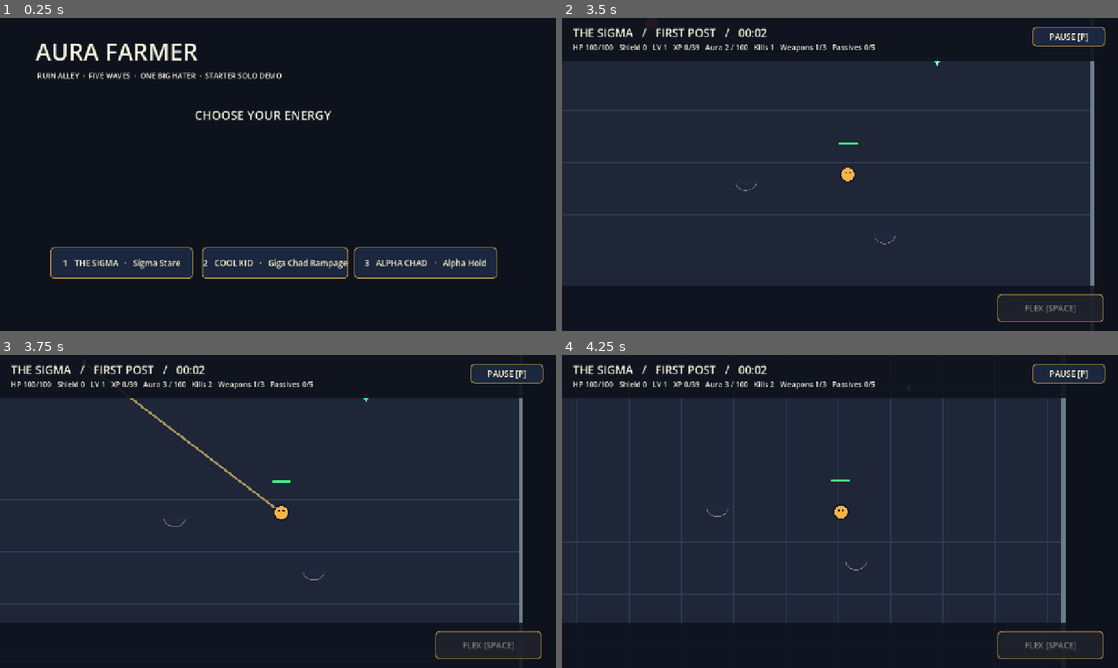
Above: before the commit, frames 1-4 (two rows, left to right).
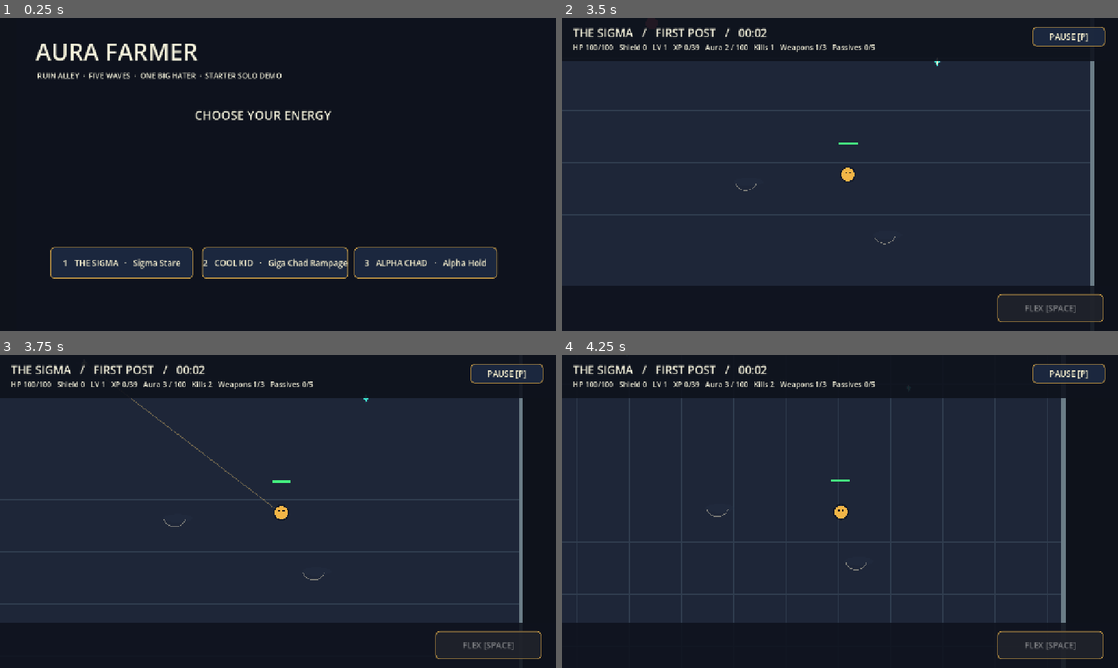
Above: after the commit, the same moments.

Repository: pedro-ai-coder/aura-farmer-godot
Game: Godot game, scene res://scenes/main.tscn
The game is run twice, just before and just after one commit, with the same random seed, the same clock (stepped at 60 frames per second) and the same inputs.
Inputs (mouse positions are in pixels of both pictures, inside the frame that each line leads up to):
- Up to frame 1 (0.25 s): no input
- Up to frame 2 (3.5 s): click "1 THE SIGMA · Sigma Stare" at 0.5 s; click "PAUSE [P]" at 1.25 s; click "RESUME [P]" at 2 s; move the mouse to (962, 158) at 2.77 s; hold Right (ui_right) from 2.78 s (still down); tap 1 at 2.85 s; click (962, 158) at 2.92 s; tap 3 at 3.05 s
- Up to frame 3 (3.75 s): release Right (ui_right) at 3.5 s; drag from (166, 527) to (250, 574) at 3.52 s
- Up to frame 4 (4.25 s): no input

Frames 1-2 are identical in both runs. In frame 3, 0.2% of the frame differs, in the area x 23-50%, y 13-49%; in frame 4, nothing differs.

Commit message:
G1.7: Restore all nine Phaser weapon visual motifs
* feat(visual): port nine approved Phaser weapon motifs without altering hitboxes

* feat(visual): render distinct weapon cues for actual Godot hits

* test(visual): verify nine Phaser motifs and actual starter hit cues

* ci(visual): run weapon motif regression in Godot validation

* fix(visual): type enemy-safe weapon fist cue coordinates for Godot parser

Diff:
--- a/scripts/solo_run.gd
+++ b/scripts/solo_run.gd
@@ -1,6 +1,7 @@
 extends Node2D
 
 const ApprovedVisualsScript = preload("res://scripts/approved_visuals.gd")
+const WeaponVisualsScript = preload("res://scripts/weapon_visuals.gd")
 const SoloOfferRulesScript = preload("res://scripts/solo_offer_rules.gd")
 const SoloEnemyRulesScript = preload("res://scripts/solo_enemy_rules.gd")
 const SoloPassiveRulesScript = preload("res://scripts/solo_passive_rules.gd")
@@ -68,6 +69,7 @@
 var spawn_timer := 0.7
 var hurt_timer := 0.0
 var attack_flash := 0.0
+var attack_visuals: Array[Dictionary] = []
 var attack_target := Vector2.ZERO
 var pending_choices := 0
 var selection: Array[Dictionary] = []
@@ -295,6 +297,7 @@
     flex_age = 0.0
     hurt_timer = 0.0
     attack_flash = 0.0
+    attack_visuals.clear()
     run_time = 0.0
     level = 1
     xp = 0.0
@@ -337,6 +340,10 @@
         var dt := minf(delta, 0.05)
         _advance(dt)
     attack_flash = maxf(attack_flash - delta, 0.0)
+    for effect: Dictionary in attack_visuals.duplicate():
+        effect["life"] = float(effect["life"]) - delta
+        if float(effect["life"]) <= 0.0:
+            attack_visuals.erase(effect)
     camera.position = camera.position.lerp(player_pos, minf(1.0, delta * 8.0))
     status_timer -= delta
     if status_timer <= 0.0:
@@ -759,6 +766,13 @@
             hits = 1
         if hits > 0:
             _primary_activation(Vector2(closest["pos"]))
+            # The actual combat hit is already resolved above; this is visual only.
+            if attack_visuals.size() >= 12:
+                attack_visuals.pop_front()
+            attack_visuals.append({
+                "id": str(weapon["id"]), "origin": player_pos,
+                "target": Vector2(closest["pos"]), "life": 0.18
+            })
             attack_flash = 0.12
             attack_target = closest["pos"]
             if weapon["id"] == "cope-shield":
@@ -1156,8 +1170,8 @@
         var bar_pos: Vector2 = e["pos"] + Vector2(-radius, -sprite_height - 10.0)
         draw_rect(Rect2(bar_pos, Vector2(radius * 2.0, 5.0)), Color(0.13, 0.11, 0.13))
         draw_rect(Rect2(bar_pos, Vector2(radius * 2.0 * maxf(0.0, float(e["hp"]) / float(e["max"])), 5.0)), Color(0.63, 0.92, 0.44))
-    if attack_flash > 0.0:
-        draw_line(player_pos, attack_target, Color(0.99, 0.87, 0.42, 0.6), 5.0)
+    for effect: Dictionary in attack_visuals:
+        WeaponVisualsScript.draw_attack(self, effect)
     if flex_time > 0.0:
         draw_arc(player_pos, 26.0, 0.0, TAU, 36, Color(1.0, 0.89, 0.36), 5.0)
     _draw_contact_shadow(player_pos, 19.0)
--- /dev/null
+++ b/scripts/weapon_visuals.gd
@@ -0,0 +1,105 @@
+class_name WeaponVisuals
+extends RefCounted
+
+## Presentation-only Option A weapon motifs ported from Phaser combat-vfx.ts.
+## Every effect marks an actual completed Godot weapon activation; it is not a
+## projectile, an additional area, a hitbox or an independent damage source.
+const MOTIFS: Dictionary = {
+    "ratio-blaster": "dart",
+    "no-cap": "cap",
+    "brainrot-feed": "phone",
+    "keyboard-warrior": "keyboard",
+    "ban-hammer": "hammer",
+    "touch-grass": "leaf",
+    "cope-shield": "shield",
+    "chad-hands": "fists",
+    "personal-space": "segments"
+}
+const INK := Color("#253449")
+const PAPER := Color("#f7edcd")
+const AURA := Color("#f8c45f")
+const TEAL := Color("#6eaab0")
+
+static func motif(weapon_id: String) -> String:
+    return str(MOTIFS.get(weapon_id, ""))
+
+static func _triangle(canvas: CanvasItem, a: Vector2, b: Vector2, c: Vector2, color: Color) -> void:
+    canvas.draw_colored_polygon(PackedVector2Array([a, b, c]), color)
+
+static func draw_attack(canvas: CanvasItem, effect: Dictionary) -> void:
+    var id := str(effect.get("id", ""))
+    var type := motif(id)
+    if type.is_empty():
+        return
+    var life := clampf(float(effect.get("life", 0.0)) / 0.18, 0.0, 1.0)
+    if life <= 0.0:
+        return
+    var origin: Vector2 = effect.get("origin", Vector2.ZERO)
+    var target: Vector2 = effect.get("target", origin)
+    var forward := (target - origin).normalized()
+    if forward.length_squared() < 0.01:
+        forward = Vector2.RIGHT
+    var sideways := Vector2(-forward.y, forward.x)
+    var ink := Color(INK, life)
+    var paper := Color(PAPER, life)
+    var aura := Color(AURA, life)
+    var teal := Color(TEAL, life)
+    match type:
+        "dart":
+            _triangle(canvas, target + forward * 14.0,
+                target - forward * 10.0 + sideways * 8.0,
+                target - forward * 10.0 - sideways * 8.0, ink)
+            _triangle(canvas, target + forward * 10.0,
+                target - forward * 7.0 + sideways * 5.0,
+                target - forward * 7.0 - sideways * 5.0, aura)
+            canvas.draw_line(target - forward * 12.0, target - forward * 24.0, paper, 2.0)
+        "cap":
+            # No Cap has a real directional line hit; show its travel language
+            # only as a fleeting ink-stroke connecting actual origin and target.
+            canvas.draw_line(origin, target, ink, 4.0)
+            canvas.draw_line(origin, target, aura, 2.0)
+            canvas.draw_set_transform(target, forward.angle(), Vector2.ONE)
+            canvas.draw_circle(Vector2(-2, -2), 11.0, ink)
+            canvas.draw_circle(Vector2(-2, -2), 7.5, aura)
+            canvas.draw_line(Vector2(5, -10), Vector2(17, -10), ink, 5.0)
+            canvas.draw_set_transform(Vector2.ZERO)
+        "phone":
+            canvas.draw_rect(Rect2(target - Vector2(13, 18), Vector2(26, 36)), ink)
+            canvas.draw_rect(Rect2(target - Vector2(9, 13), Vector2(18, 24)), paper)
+            canvas.draw_line(target + Vector2(-5, -5), target + Vector2(5, -5), aura, 2.0)
+            canvas.draw_line(target + Vector2(-5, 1), target + Vector2(3, 1), aura, 2.0)
+        "keyboard":
+            for i in range(4):
+                var offset := (float(i) - 1.5) * 7.0
+                var middle := target + sideways * offset
+                canvas.draw_line(middle - forward * 15.0, middle + forward * 15.0, ink, 5.0)
+                canvas.draw_line(middle - forward * 13.0, middle + forward * 13.0, aura, 2.0)
+        "hammer":
+            canvas.draw_line(target - forward * 20.0, target + forward * 8.0, ink, 5.0)
+            canvas.draw_line(target + forward * 7.0 - sideways * 18.0,
+                target + forward * 7.0 + sideways * 18.0, ink, 10.0)
+            canvas.draw_line(target + forward * 7.0 - sideways * 15.0,
+                target + forward * 7.0 + sideways * 15.0, aura, 4.0)
+        "leaf":
+            canvas.draw_line(target - forward * 24.0, target + forward * 13.0, teal, 5.0)
+            _triangle(canvas, target + sideways * 13.0, target + forward * 10.0,
+                target - forward * 8.0, teal)
+            _triangle(canvas, target - sideways * 13.0, target + forward * 8.0,
+                target - forward * 12.0, teal)
+        "shield":
+            var peak := target + forward * 17.0
+            var left := target - forward * 8.0 + sideways * 17.0
+            var right := target - forward * 8.0 - sideways * 17.0
+            _triangle(canvas, peak, left, right, ink)
+            canvas.draw_line(peak - forward * 4.0, target + sideways * 10.0, teal, 3.0)
+            canvas.draw_line(peak - forward * 4.0, target - sideways * 10.0, teal, 3.0)
+        "fists":
+            for sign_value in [-1.0, 1.0]:
+                var center: Vector2 = target + sideways * float(sign_value) * 13.0
+                canvas.draw_rect(Rect2(center - Vector2(9, 9), Vector2(18, 18)), ink)
+                canvas.draw_rect(Rect2(center - Vector2(6, 6), Vector2(12, 12)), aura)
+        "segments":
+            # Small identity accent inside Personal Space's real pulse radius.
+            for i in range(8):
+                var angle := float(i) * TAU / 8.0
+                canvas.draw_arc(origin, 38.0, angle + 0.10, angle + 0.44, 5, teal, 4.0)
--- /dev/null
+++ b/tests/test_weapon_visuals.gd
@@ -0,0 +1,51 @@
+extends SceneTree
+
+## Ensure every GDD weapon has its exact Phaser Option A visual identity.
+## These markers are presentation only; weapon damage is tested separately.
+var failures: Array[String] = []
+
+func _expect(condition: bool, message: String) -> void:
+    if not condition:
+        failures.append(message)
+
+func _initialize() -> void:
+    call_deferred("_verify")
+
+func _verify() -> void:
+    var visuals = load("res://scripts/weapon_visuals.gd")
+    var expected := {
+        "ratio-blaster":"dart", "no-cap":"cap", "brainrot-feed":"phone",
+        "keyboard-warrior":"keyboard", "ban-hammer":"hammer",
+        "touch-grass":"leaf", "cope-shield":"shield",
+        "chad-hands":"fists", "personal-space":"segments"
+    }
+    _expect(visuals.MOTIFS.size() == 9, "Exactly nine approved weapon motifs")
+    for id in expected.keys():
+        _expect(visuals.motif(id) == expected[id], "Correct Phaser motif for " + id)
+    _expect(visuals.motif("unknown") == "", "Do not invent visuals for missing weapons")
+
+    var game = load("res://scenes/main.tscn").instantiate()
+    get_root().add_child(game)
+    for index in range(3):
+        game.call("start_run", index)
+        game.call("_spawn_enemy", "npc")
+        var foes: Array = game.get("enemies")
+        var foe: Dictionary = foes[0]
+        foe["pos"] = Vector2(game.get("player_pos")) + Vector2(70.0, 0.0)
+        foe["hp"] = 1000000.0
+        foe["max"] = 1000000.0
+        game.call("_fire_weapons", 0.1)
+        var cues: Array = game.get("attack_visuals")
+        _expect(cues.size() == 1, "Actual starter attack creates one visual cue")
+        if cues.size() == 1:
+            var expected_id: String = ["no-cap", "keyboard-warrior", "cope-shield"][index]
+            _expect(cues[0]["id"] == expected_id, "Visual cue matches starter weapon")
+            _expect(cues[0]["life"] > 0.0, "Cue has a short visible lifetime")
+    game.queue_free()
+    if failures.is_empty():
+        print("PASS: Nine Phaser Option A weapon motifs and three hit-driven starter cues")
+        quit(0)
+    else:
+        for failure in failures:
+            push_error(failure)
+        quit(1)
Not shown, changed: scripts/validate.sh
